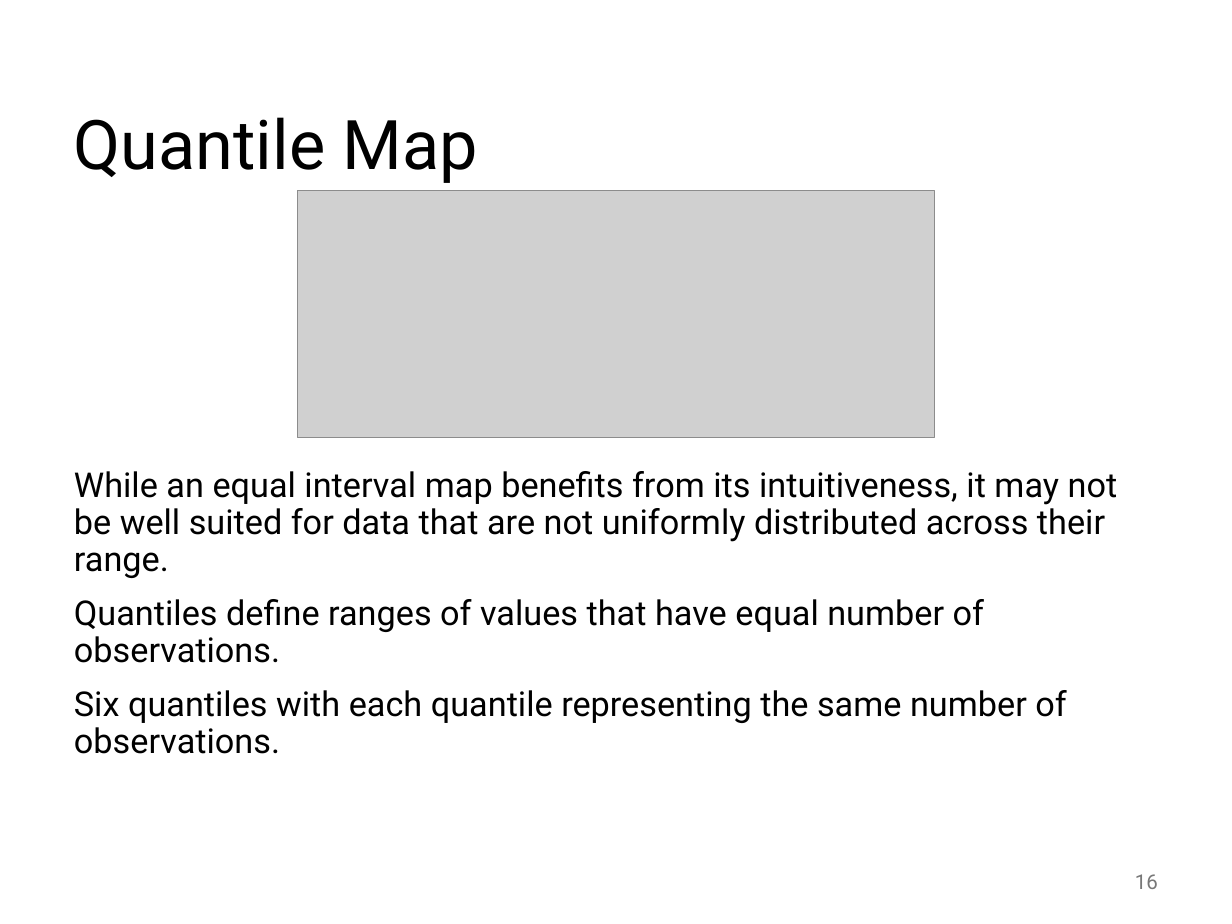
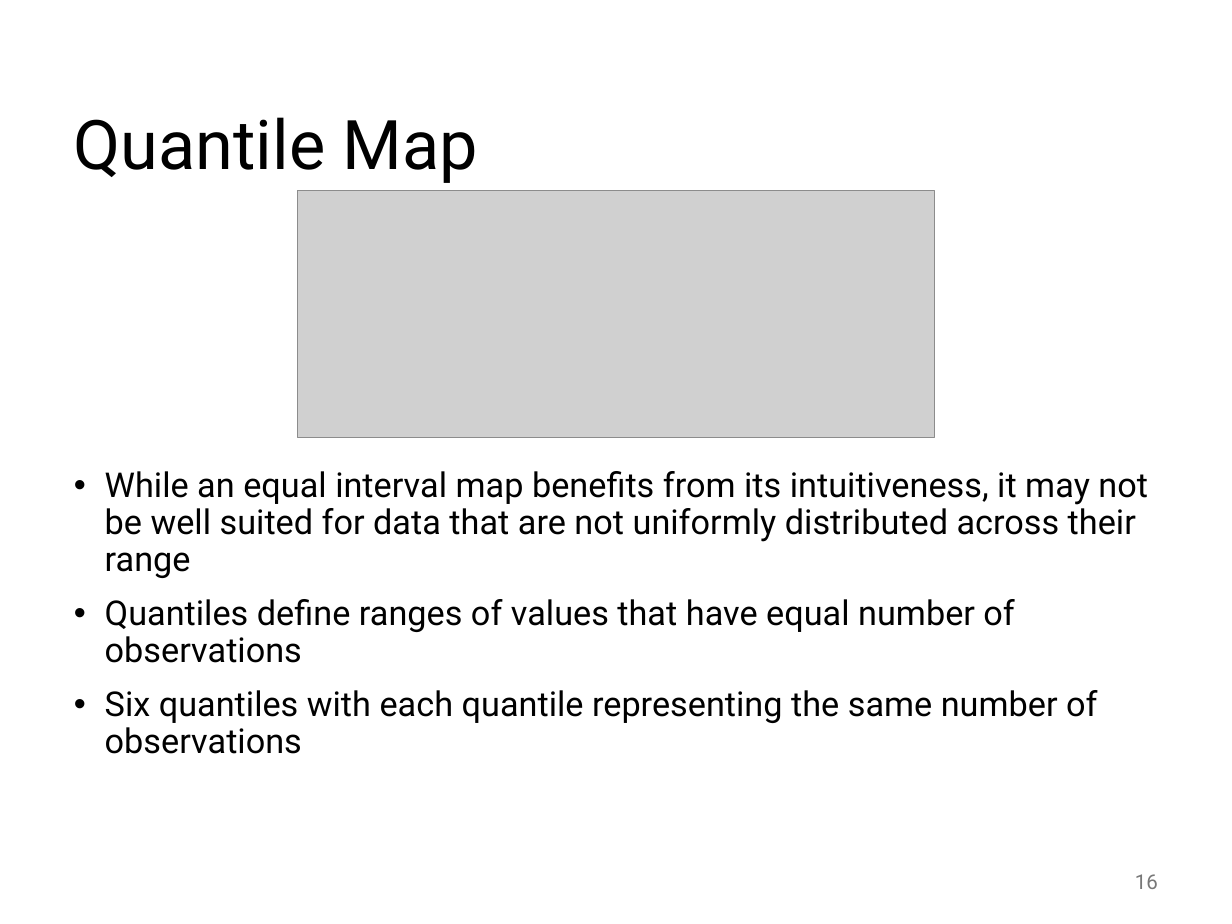
Before and after one commit to abuabara/abuabara.github.io, a slide deck: slide 16 of DAEN489S26/week2_slides.pptx. Drawn at 1232x924 pixels with LibreOffice and Linux fonts; fonts in the diff are those of the drawing; grey boxes stand for pictures. Boxes give left, top, right and bottom in pixels: in the first picture for what was removed or moved away, otherwise in the second. Text is boxed around its words. In the diff, an @@ line names an element or a change of style, - is before the commit and + after.

```diff
--- a/DAEN489S26/week2_slides.pptx
+++ b/DAEN489S26/week2_slides.pptx
@@ text at (105, 471, 1148, 754): text changed @@
-While an equal interval map benefits from its intuitiveness, it may not be well suited for data that are not uniformly distributed across their range.
-Quantiles define ranges of values that have equal number of observations.
-Six quantiles with each quantile representing the same number of observations.
+• While an equal interval map benefits from its intuitiveness, it may not be well suited for data that are not uniformly distributed across their range
+• Quantiles define ranges of values that have equal number of observations
+• Six quantiles with each quantile representing the same number of observations
```
Also in this commit, not shown: 21 other slides changed, 1 other file.
